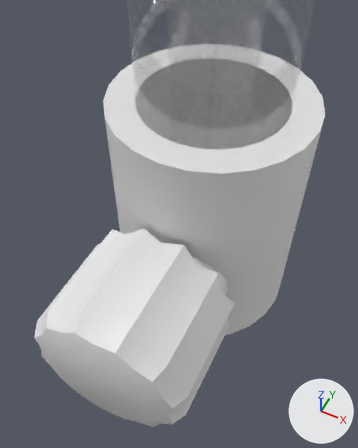
Before and after pictures for a commit that changed the FBX model care-up/Assets/Resources_moved/Models/OxygenAirFlowMeterSeparated.fbx.
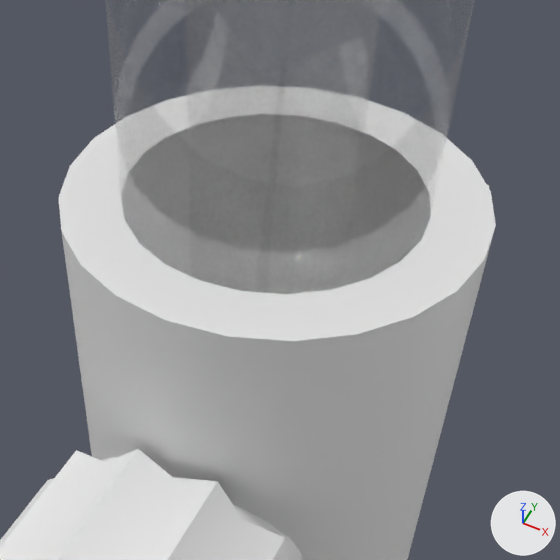
Each version appears first from a 50 mm camera at (0.0328, -0.08, 0.1357) aimed at (0.0045, -0.0234, 0.0649), and next in a close-up on the part from 21% to 100% of the width and 0% to 64% of the height. Lighting does not change. The marker at lower right points along +X, +Y and +Z. Everything nearer to the camera than a plane just in front of the edit is cut away. Where no turn or scale is listed for an object, it has been applied to the vertices.

Names of what the first close-up shows: 'GlassTubeInner_', 'GlassTubeOuter_', 'MainPart'.
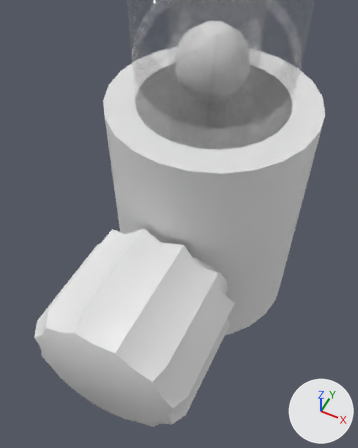
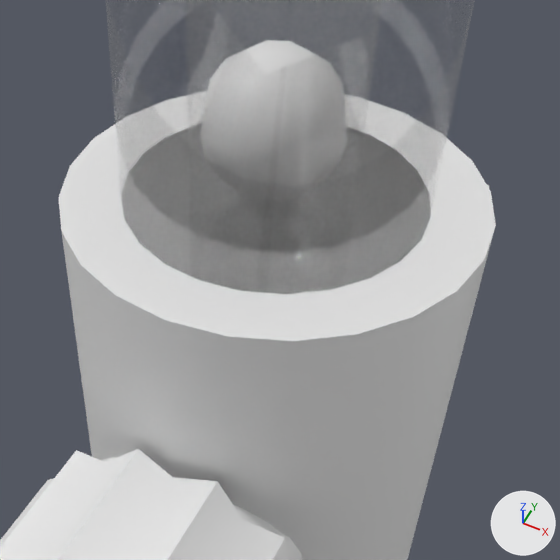
Pixel boxes [x1, y1, x2, y2] of what changed, in the close-ups (560 x 560 px):
'MeterBall', added
    after: [246, 40, 315, 74]

Patch to the scene script:
```diff
--- a/care-up/Assets/Resources_moved/Models/OxygenAirFlowMeterSeparated.fbx.py
+++ b/care-up/Assets/Resources_moved/Models/OxygenAirFlowMeterSeparated.fbx.py
@@ mat_meterball @@
+mat_meterball = principled_material('MeterBall')
+mat_meterball.base_color = (0.8, 0.8, 0.8)  # white #e7e7e7
@@ me_sphere @@
+me_sphere.from_pydata(...)  # a UV sphere (8 segments, 8 rings, poles along z) spanning x -0.0076..0.0076, y -0.0076..0.0076, z -0.0076..0.0076
+me_sphere.materials.append(mat_meterball)  # white #e7e7e7
@@ ob_meterball @@
+ob_meterball = bpy.data.objects.new('MeterBall', me_sphere)
+ob_meterball.location = (0.0, 0.0, 0.0854)
```
